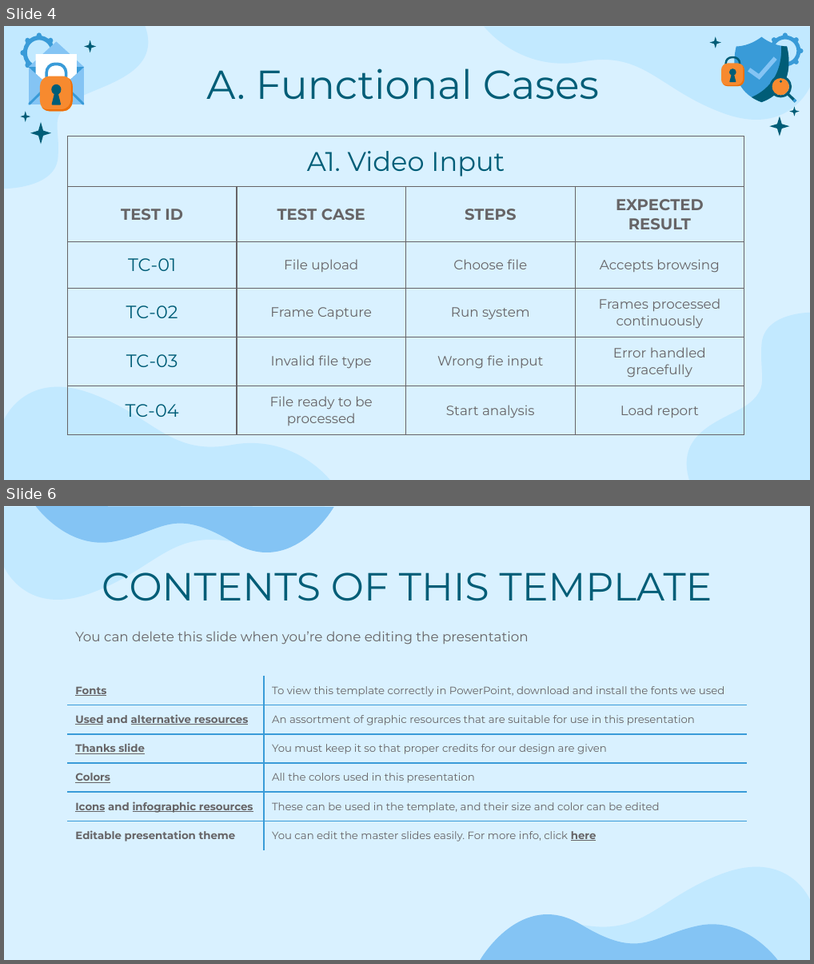
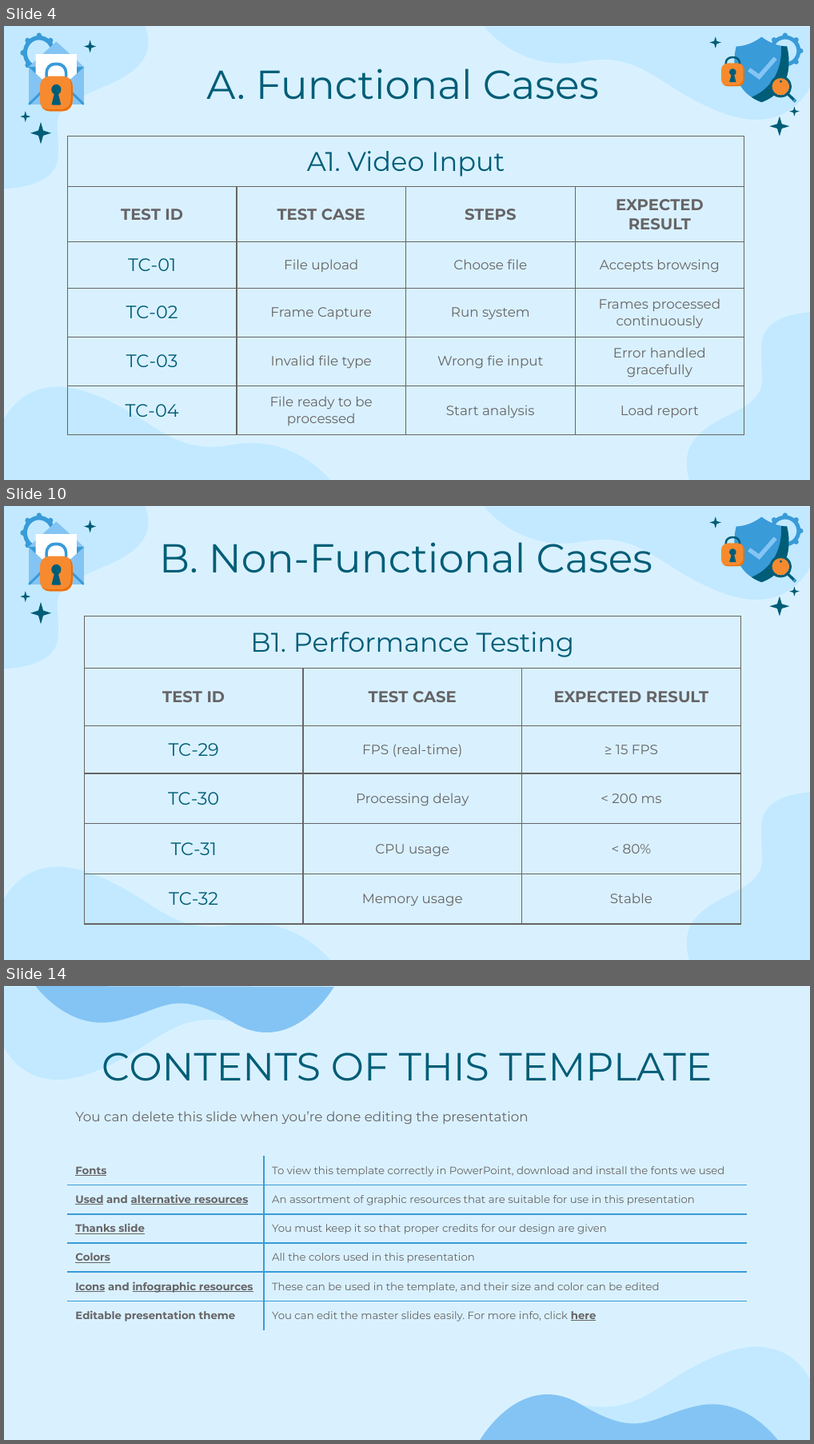
Before and after one commit to MiraPhilip12/Graduation_Project_ESLSCA, a slide deck: Milestone 5/Testing and Evaluation.pptx. Shown one above the other, each under a label of ours: slides 4 and 6 before the commit, slides 4, 10 and 14 after it; the slides between them are not shown. The pictures are 814x964 and 814x1444 pixels, drawn with LibreOffice and Linux fonts; fonts in the diff are those of the drawing. Boxes give left, top, right and bottom in pixels: in the first picture for what was removed or moved away, otherwise in the second. Text is boxed around its words. In the diff, an @@ line names an element or a change of style, - is before the commit and + after.

Commit message:
updating non functional test cases

```diff
--- a/Milestone 5/Testing and Evaluation.pptx
+++ b/Milestone 5/Testing and Evaluation.pptx
@@ slide 10 added at [4,506,810,960], background #D9F1FF; not listed: 4 template elements that a slide beside it also shows @@
@@ title added at [159,542,653,573], 36 pt, text #005D77 @@
+B. Non-Functional Cases
@@ group added at [710,512,804,616]: 16 freeform shapes @@
@@ group added at [20,512,96,624]: 14 freeform shapes @@
@@ table added at [85,616,740,924], 6 rows, 3 columns @@
+B1. Performance Testing |  | 
+TEST ID | TEST CASE | EXPECTED RESULT
+TC-29 | FPS (real-time) | ≥ 15 FPS
+TC-30 | Processing delay | < 200 ms
+TC-31 | CPU usage | < 80%
+TC-32 | Memory usage | Stable
@@ what was slide 6 is now slide 14 @@
```
Also in this commit, not shown: 1 slide changed, 7 other slides added, 1 other file.
